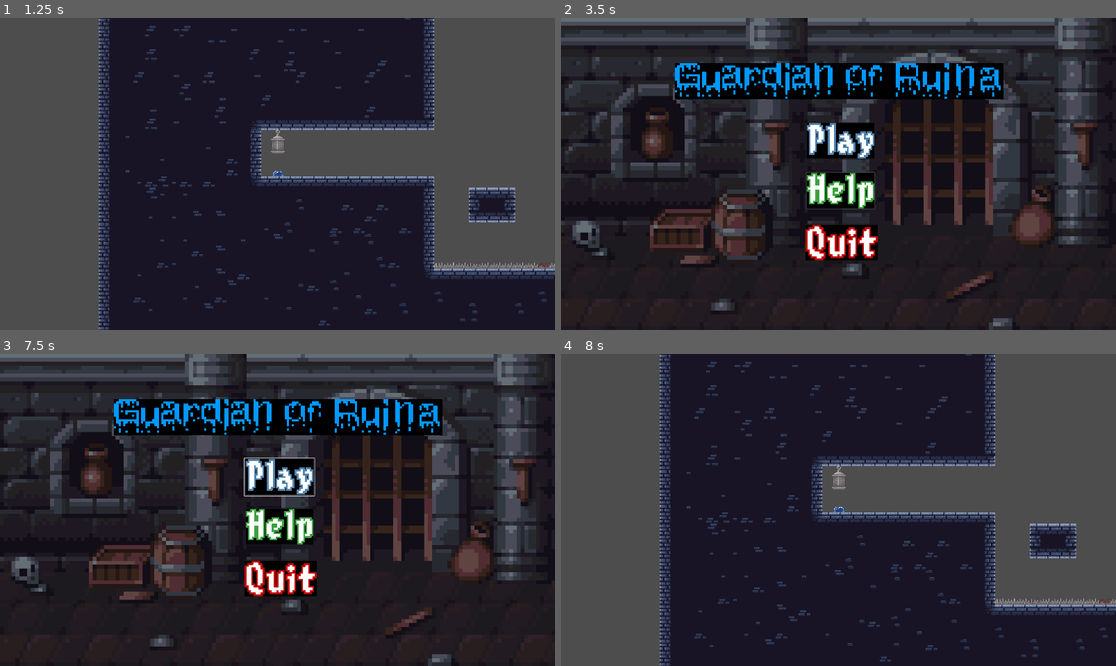
Above: before the commit, frames 1-4 (two rows, left to right).
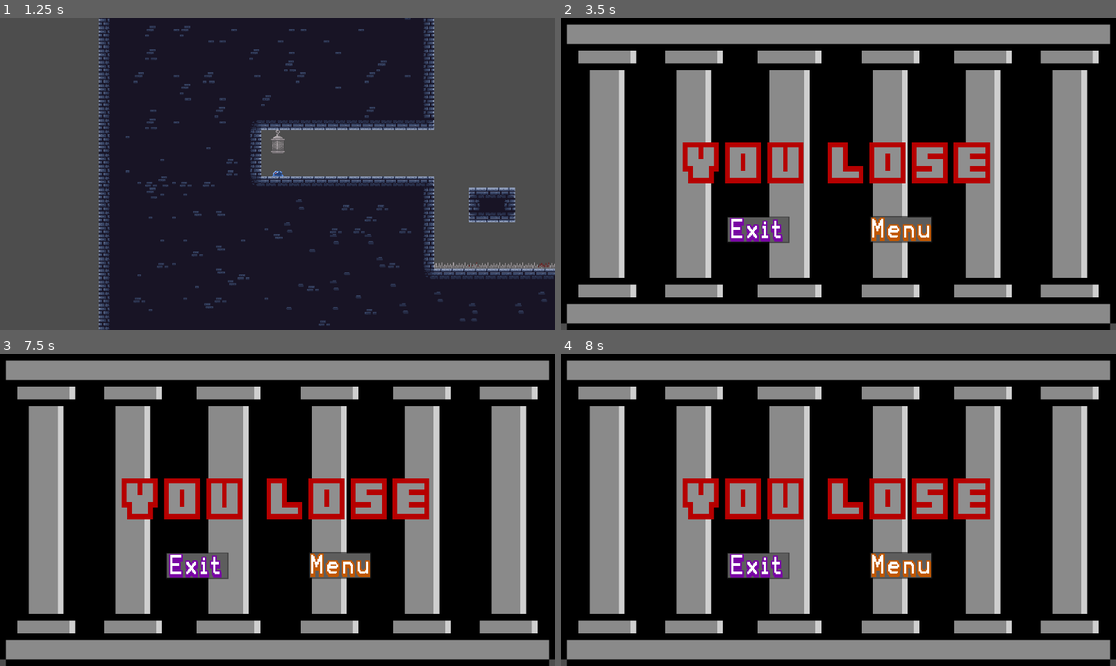
Above: after the commit, the same moments.

Repository: sirBruh/Main-Game
Game: Godot game, scene res://Scenes/menu.tscn
Same seed, same stepped clock (60 frames per second), same inputs: the game is played once before the commit and once after it.
Inputs (mouse positions are in pixels of both pictures, inside the frame that each line leads up to):
- Up to frame 1 (1.25 s): click (277, 189) at 0.5 s
- Up to frame 2 (3.5 s): hold Space (Fire) 1.28-2.03 s; hold D (walk_right) 1.28-2.78 s; tap W (jump) at 1.52, 2.27 s; tap Space (Fire) at 2.1 s; hold A (walk_left) from 2.78 s (still down); hold Space (Fire) from 2.78 s (still down)
- Up to frame 3 (7.5 s): release A (walk_left) at 3.5 s; release Space (Fire) at 3.5 s; click (338, 566) at 3.52 s; click (277, 475) at 4.25 s; hold D (walk_right) 5.03-6.53 s; tap Space (Fire) at 5.1, 6.6 s; tap W (jump) at 5.27, 6.02, 6.77 s; hold Space (Fire) 5.78-6.53 s; hold A (walk_left) 6.53-7.25 s; click (277, 475) at 7.27 s
- Up to frame 4 (8 s): no input

Frame 1 is identical in both runs. In frame 2, 90% of the frame differs, in the area x 0-100%, y 0-100%; in frame 3, 89%; in frame 4, 99%.
Error after the commit: Invalid type in function 'look_at' in base 'Area2D (slim_bullet.gd)'. Cannot convert argument 1 from float to Vector2. (res://Scenes/Player.gd:81)

Commit message:
Death screen and bullet fixes

Diff:
--- a/Scenes/Player.gd
+++ b/Scenes/Player.gd
@@ -8,6 +8,7 @@
 const blob = preload("res://Scenes/slim_bullet.tscn")
 @onready var world = get_node("/root/World")
 var direction = Vector2.ZERO
+var last_direction = Vector2.ZERO
 @onready var sprite = $AnimatedSprite2D
 #other vars
 #@export var start_gravity = 1700
@@ -38,6 +39,7 @@
 	direction = Input.get_axis("walk_left", "walk_right")
 	if direction:
 		velocity.x = move_toward(velocity.x, direction * max_speed, speed)
+		last_direction = direction
 	else:
 		velocity.x = move_toward(velocity.x, 0,friction)
 	#movement & playing the corresponding animations
@@ -65,7 +67,7 @@
 #death
 func _on_hitbox_area_entered(area):
 	if area.is_in_group("Death"):
-		get_tree().change_scene_to_file("res://Scenes/menu.tscn")
+		get_tree().change_scene_to_file("res://Scenes/death_screen.tscn")
 
 #shooting code
 
@@ -76,3 +78,4 @@
 		var blob = blob.instantiate()
 		blob.global_position = global_position
 		world.add_child(blob)
+		blob.look_at(last_direction)
--- a/Scenes/Player.tscn
+++ b/Scenes/Player.tscn
@@ -109,10 +109,13 @@
 [node name="Hitbox" type="Area2D" parent="."]
 
 [node name="CollisionShape2D" type="CollisionShape2D" parent="Hitbox"]
-position = Vector2(1, 1)
+position = Vector2(1, 2)
 scale = Vector2(1.53501, -0.756361)
 shape = SubResource("CircleShape2D_vd3bk")
 
 [node name="Timer" type="Timer" parent="."]
 
+[node name="Marker2D" type="Marker2D" parent="."]
+position = Vector2(2, 1)
+
 [connection signal="area_entered" from="Hitbox" to="." method="_on_hitbox_area_entered"]
--- /dev/null
+++ b/Scenes/death_screen.gd
@@ -0,0 +1,12 @@
+extends Control
+
+
+
+
+
+func _on_exit_pressed():
+	get_tree().quit()
+
+
+func _on_menu_pressed():
+	get_tree().change_scene_to_file("res://Scenes/menu.tscn")
--- a/Scenes/death_screen.tscn
+++ b/Scenes/death_screen.tscn
@@ -1,4 +1,9 @@
-[gd_scene format=3 uid="uid://de5wqgekpjpe0"]
+[gd_scene load_steps=5 format=3 uid="uid://de5wqgekpjpe0"]
+
+[ext_resource type="Script" path="res://Scenes/death_screen.gd" id="1_msjx2"]
+[ext_resource type="Texture2D" uid="uid://dtyenyuu0e41w" path="res://Sprites/Tilemap/Dungeon Tile Set/3-33033_jail-bars-png-2725776379-1.png.png" id="2_kfccb"]
+[ext_resource type="Texture2D" uid="uid://baaedcg4rp6mj" path="res://Sprites/Buttons/c7447af6196189cebef054bacc4f4581-1.png (1).png" id="3_orux2"]
+[ext_resource type="Texture2D" uid="uid://03w03t2q14qk" path="res://Sprites/Buttons/c7447af6196189cebef054bacc4f4581-1.png.png" id="4_x56sv"]
 
 [node name="Death screen" type="Control"]
 layout_mode = 3
@@ -7,14 +12,28 @@
 anchor_bottom = 1.0
 grow_horizontal = 2
 grow_vertical = 2
+script = ExtResource("1_msjx2")
 
-[node name="Retry" type="Button" parent="."]
+[node name="Sprite2D" type="Sprite2D" parent="."]
+position = Vector2(960, 540)
+scale = Vector2(2, 2.25)
+texture = ExtResource("2_kfccb")
+
+[node name="Exit" type="Button" parent="."]
 layout_mode = 0
-offset_right = 8.0
-offset_bottom = 8.0
+offset_left = 574.0
+offset_top = 687.0
+offset_right = 791.0
+offset_bottom = 779.0
+icon = ExtResource("3_orux2")
 
 [node name="Menu" type="Button" parent="."]
 layout_mode = 0
-offset_left = 9.0
-offset_right = 17.0
-offset_bottom = 8.0
+offset_left = 1068.0
+offset_top = 686.0
+offset_right = 1285.0
+offset_bottom = 778.0
+icon = ExtResource("4_x56sv")
+
+[connection signal="pressed" from="Exit" to="." method="_on_exit_pressed"]
+[connection signal="pressed" from="Menu" to="." method="_on_menu_pressed"]
--- a/Scenes/enemy.gd
+++ b/Scenes/enemy.gd
@@ -27,3 +27,5 @@
 	if area.is_in_group("Enemy_Death"):
 		dead = true
 		sprite.play("die")
+		await sprite.animation_finished
+		queue_free()
--- a/Scenes/enemy.tscn
+++ b/Scenes/enemy.tscn
@@ -86,6 +86,42 @@
 }, {
 "duration": 1.0,
 "texture": SubResource("AtlasTexture_t2gk0")
+}, {
+"duration": 1.0,
+"texture": SubResource("AtlasTexture_t2gk0")
+}, {
+"duration": 1.0,
+"texture": SubResource("AtlasTexture_t2gk0")
+}, {
+"duration": 1.0,
+"texture": SubResource("AtlasTexture_t2gk0")
+}, {
+"duration": 1.0,
+"texture": SubResource("AtlasTexture_t2gk0")
+}, {
+"duration": 1.0,
+"texture": SubResource("AtlasTexture_t2gk0")
+}, {
+"duration": 1.0,
+"texture": SubResource("AtlasTexture_t2gk0")
+}, {
+"duration": 1.0,
+"texture": SubResource("AtlasTexture_t2gk0")
+}, {
+"duration": 1.0,
+"texture": SubResource("AtlasTexture_t2gk0")
+}, {
+"duration": 1.0,
+"texture": SubResource("AtlasTexture_t2gk0")
+}, {
+"duration": 1.0,
+"texture": SubResource("AtlasTexture_t2gk0")
+}, {
+"duration": 1.0,
+"texture": SubResource("AtlasTexture_t2gk0")
+}, {
+"duration": 1.0,
+"texture": SubResource("AtlasTexture_t2gk0")
 }],
 "loop": false,
 "name": &"die",
--- a/Scenes/menu.gd
+++ b/Scenes/menu.gd
@@ -15,12 +15,9 @@
 	await get_tree().create_timer(.2).timeout
 	get_tree().change_scene_to_file("res://Scenes/world.tscn")
 
-
-func _on_exit_pressed():
-	await get_tree().create_timer(.2).timeout
-	get_tree().quit()
-
-
 func _on_how_to_play_pressed():
 	await get_tree().create_timer(.2).timeout
 	get_tree().change_scene_to_file("res://Scenes/world.tscn")
+
+func _on_quit_pressed():
+	get_tree().quit()
--- a/Scenes/menu.tscn
+++ b/Scenes/menu.tscn
@@ -1,7 +1,7 @@
 [gd_scene load_steps=7 format=3 uid="uid://dpitssgwnofg5"]
 
 [ext_resource type="Script" path="res://Scenes/menu.gd" id="1_fbaid"]
-[ext_resource type="Texture2D" uid="uid://cyop2x2xotlsv" path="res://Sprites/Tilemap/image (3).png" id="1_xlkrl"]
+[ext_resource type="Texture2D" uid="uid://cyop2x2xotlsv" path="res://Sprites/Tilemap/Dungeon Tile Set/image (3).png" id="1_xlkrl"]
 [ext_resource type="Texture2D" uid="uid://syrisbghhc7s" path="res://Sprites/Buttons/70b3829cd034c42c2d877fb4f0b4941b-1.png.png" id="3_bygdx"]
 [ext_resource type="Texture2D" uid="uid://bmaumpvqkp1wj" path="res://Sprites/Buttons/83f20860c6caf09676360e27e5c6e09c-1.png.png" id="4_mts54"]
 [ext_resource type="Texture2D" uid="uid://bfbgubbt24eu3" path="res://Sprites/Buttons/27c7ffb7a9691f578d4a8d3bdb32fc5a-1.png.png" id="5_ymuxo"]
@@ -66,5 +66,5 @@
 texture = ExtResource("6_pbsy6")
 
 [connection signal="pressed" from="Play" to="." method="_on_play_pressed"]
-[connection signal="pressed" from="How to play" to="." method="_on_play_pressed"]
-[connection signal="pressed" from="Quit" to="." method="_on_play_pressed"]
+[connection signal="pressed" from="How to play" to="." method="_on_how_to_play_pressed"]
+[connection signal="pressed" from="Quit" to="." method="_on_quit_pressed"]
--- a/Scenes/slim_bullet.gd
+++ b/Scenes/slim_bullet.gd
@@ -1,11 +1,14 @@
 extends Area2D
 
 @export var speed = 20
+var direction = Vector2.ZERO
+var last_direction = Vector2.ZERO
 # Called when the node enters the scene tree for the first time.
 func _ready():
 	pass # Replace with function body.
 
-
+func set_direction(direction: Vector2):
+	self.direction = direction
 # Called every frame. 'delta' is the elapsed time since the previous frame.
 func _process(delta):
 	translate(Vector2.RIGHT.rotated(rotation) * speed)
--- a/Scenes/world.tscn
+++ b/Scenes/world.tscn
@@ -475,8 +475,6 @@
 
 [node name="AnimatedSprite2D" parent="Player" index="0"]
 animation = &"jump"
-frame = 0
-frame_progress = 0.0
 
 [node name="CollisionShape2D" parent="Player" index="1" groups=["Player"]]
 
Binary file added: Sprites/Buttons/c7447af6196189cebef054bacc4f4581-1.png (1).png
Not shown, added: Sprites/Buttons/c7447af6196189cebef054bacc4f4581-1.png (1).png.import
Binary file added: Sprites/Buttons/c7447af6196189cebef054bacc4f4581-1.png.png
Not shown, added: Sprites/Buttons/c7447af6196189cebef054bacc4f4581-1.png.png.import
Binary file added: Sprites/Tilemap/Dungeon Tile Set/3-33033_jail-bars-png-2725776379-1.png.png
Not shown, added: Sprites/Tilemap/Dungeon Tile Set/3-33033_jail-bars-png-2725776379-1.png.png.import
Renamed: Sprites/Tilemap/image (3).png -> Sprites/Tilemap/Dungeon Tile Set/image (3).png
Not shown, changed: Sprites/Tilemap/Dungeon Tile Set/image (3).png.import
